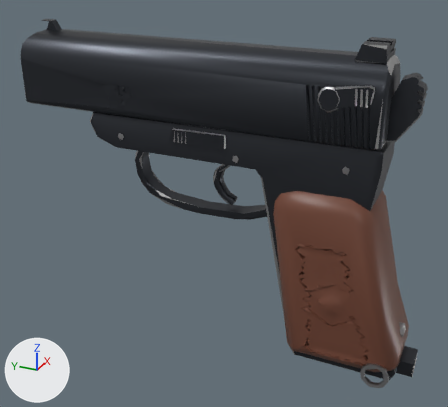
A saved change to the glTF model assets/models/guns/pm_pistol_lod1.glb.
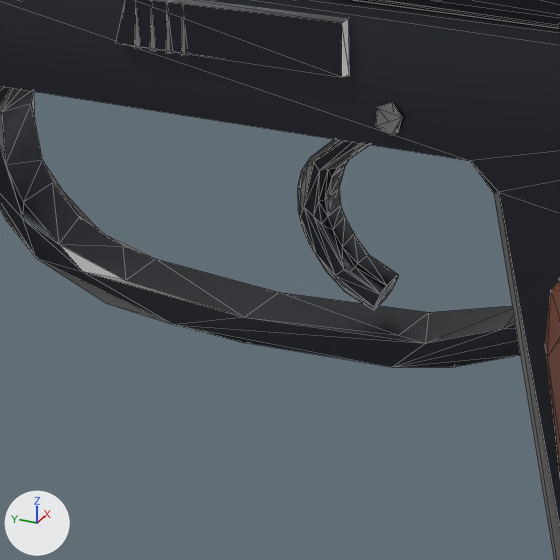
Each version appears first whole from a camera (50 mm lens) standing at (-0.2056, -0.0554, 0.1167) and looking at (-0.0015, 0.0365, 0.0147), and next in a close-up on the part from 31% to 62% of the width and 32% to 65% of the height. The lights are fixed; the arrows at lower left show +X, +Y and +Z. The first two pictures are the older version. The close-ups show mesh edges as thin lines. Vertices at exactly the same position are counted once.

Objects in the first close-up: 'Bakelite', 'Blued', 'Steel', 'Worn'.
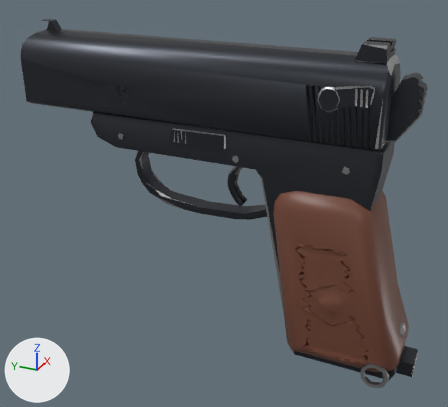
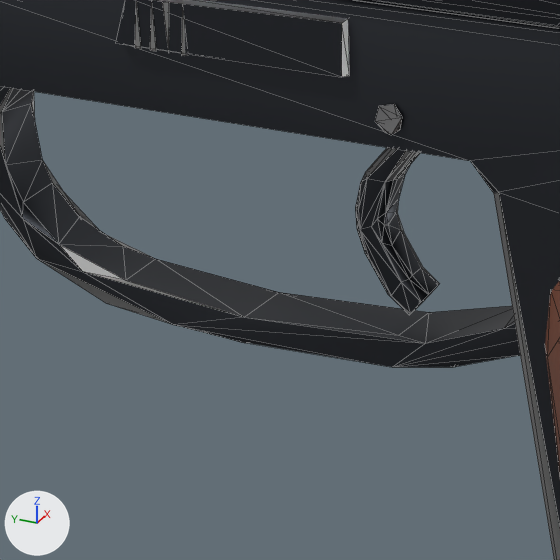
What differs and where, as boxes [x1, y1, x2, y2] in the close-ups (560 x 560 px; the box of a moved part takes in the faces that stretch with it):
```json
{"object": "Steel", "change": "reshaped", "before": [376, 103, 402, 135], "after": [375, 105, 402, 135], "on screen": "6% shorter"}
{"part": 1, "of": "me_blued", "change": "rebuilt", "before": [298, 139, 398, 309], "after": [355, 149, 440, 314], "on screen": "15% narrower"}
{"part": 3, "of": "me_worn", "change": "added", "after": [396, 205, 439, 283]}
{"part": 4, "of": "me_worn", "change": "added", "after": [365, 148, 418, 182]}
{"part": 5, "of": "me_worn", "change": "deleted", "before": [297, 140, 344, 226]}
{"part": 6, "of": "me_worn", "change": "deleted", "before": [311, 247, 374, 310]}
{"part": 7, "of": "me_worn", "change": "moved or reshaped", "before": [166, 6, 394, 272], "after": [162, 2, 410, 315]}
```

Scene script edits in JSON lines:
```json
{"block": "me_blued", "where": "# used by ob_blued; location = (0.0, 0.0, 0.0)"}
{"op": "remove", "block": "me_blued", "code": "me_blued.from_pydata(...)  # 882 vertices, 1617 faces; spans x -0.016..0.013, y -0.043..0.121, z -0.042..0.081"}
{"op": "add", "block": "me_blued", "code": "me_blued.from_pydata(...)  # 870 vertices, 1592 faces; spans x -0.016..0.013, y -0.043..0.121, z -0.042..0.081"}
{"block": "me_blued", "change": "me_blued part 1: the loose piece of 83 vertices spanning x -0.002..0.002, y 0.031..0.041, z 0.014..0.035 is rebuilt with 71 vertices and now spans x -0.002..0.002, y 0.027..0.035, z 0.015..0.035"}
{"block": "me_blued", "change": "other edits to the shape of me_blued do not show in these pictures"}
{"block": "me_steel", "where": "# used by ob_steel; location = (0.0, 0.0, 0.0)"}
{"op": "remove", "block": "me_steel", "code": "me_steel.from_pydata(...)  # 102 vertices, 161 faces; spans x -0.0165..0.0137, y -0.0382..0.0774, z -0.0418..0.0693"}
{"op": "add", "block": "me_steel", "code": "me_steel.from_pydata(...)  # 103 vertices, 163 faces; spans x -0.0165..0.0137, y -0.0382..0.0774, z -0.0418..0.0693"}
{"block": "me_steel", "change": "me_steel part 2: 3 vertices moved from x -0.0114..-0.0112, y 0.0267..0.0286, z 0.0368..0.0395 to x -0.0114..-0.0113, y 0.027..0.0288, z 0.0376..0.0394; 1 vertex removed from x -0.0113, y 0.0287, z 0.0372; 2 vertices added at x -0.0112, y 0.0265..0.0279, z 0.0366..0.0371"}
{"block": "me_steel", "change": "other edits to the shape of me_steel do not show in these pictures"}
{"block": "me_worn", "where": "# used by ob_worn; location = (0.0, 0.0, 0.0)"}
{"op": "remove", "block": "me_worn", "code": "me_worn.from_pydata(...)  # 337 vertices, 284 faces; spans x -0.017..0.013, y -0.043..0.121, z -0.042..0.081"}
{"op": "add", "block": "me_worn", "code": "me_worn.from_pydata(...)  # 347 vertices, 301 faces; spans x -0.017..0.013, y -0.043..0.121, z -0.042..0.081"}
{"block": "me_worn", "change": "me_worn part 3: a new loose piece of 19 vertices spanning x 0.001..0.002, y 0.027..0.033, z 0.016..0.034, in mat_worn (grey #bcbcbc)"}
{"block": "me_worn", "change": "me_worn part 4: a new loose piece of 14 vertices spanning x -0.002..0.002, y 0.027..0.034, z 0.028..0.035, in mat_worn (grey #bcbcbc)"}
{"block": "me_worn", "change": "me_worn part 5: the loose piece of 14 vertices spanning x -0.002..-0.001, y 0.032..0.041, z 0.022..0.035 is deleted"}
{"block": "me_worn", "change": "me_worn part 6: the loose piece of 9 vertices spanning x -0.002..-0.001, y 0.033..0.04, z 0.014..0.02 is deleted"}
{"block": "me_worn", "change": "me_worn part 7: 1 vertex moved from x -0.012, y 0.048, z 0.041 to x -0.013, y 0.049, z 0.046; 14 vertices removed from x -0.002..0.002, y 0.031..0.038, z 0.014..0.034; 12 vertices added at x -0.002..0.002, y 0.029..0.034, z 0.015..0.022"}
{"block": "me_worn", "change": "other edits to the shape of me_worn do not show in these pictures"}
```
